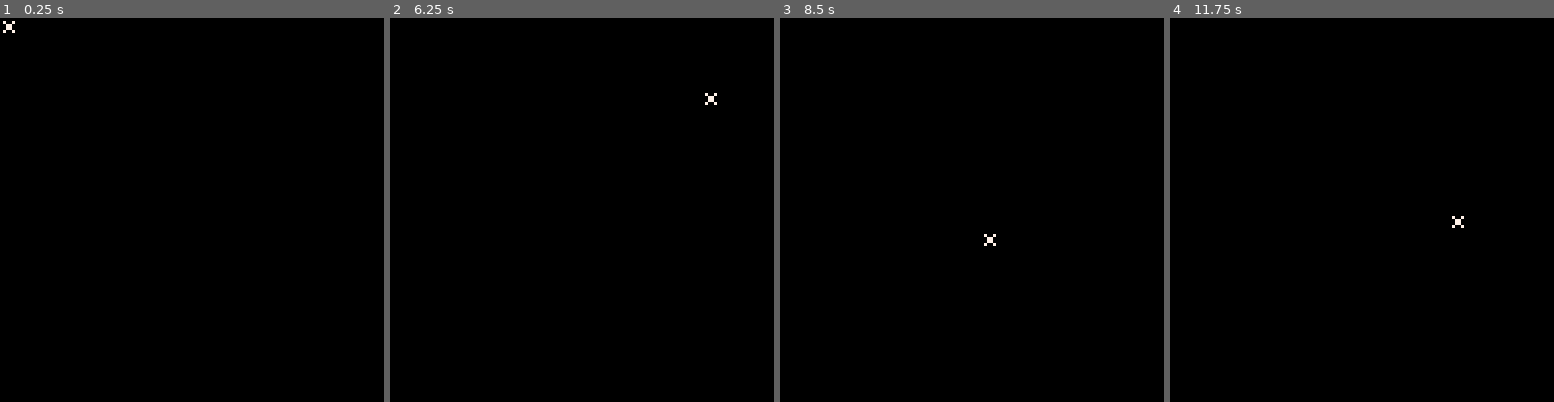
Above: before the commit, frames 1-4 (left to right).
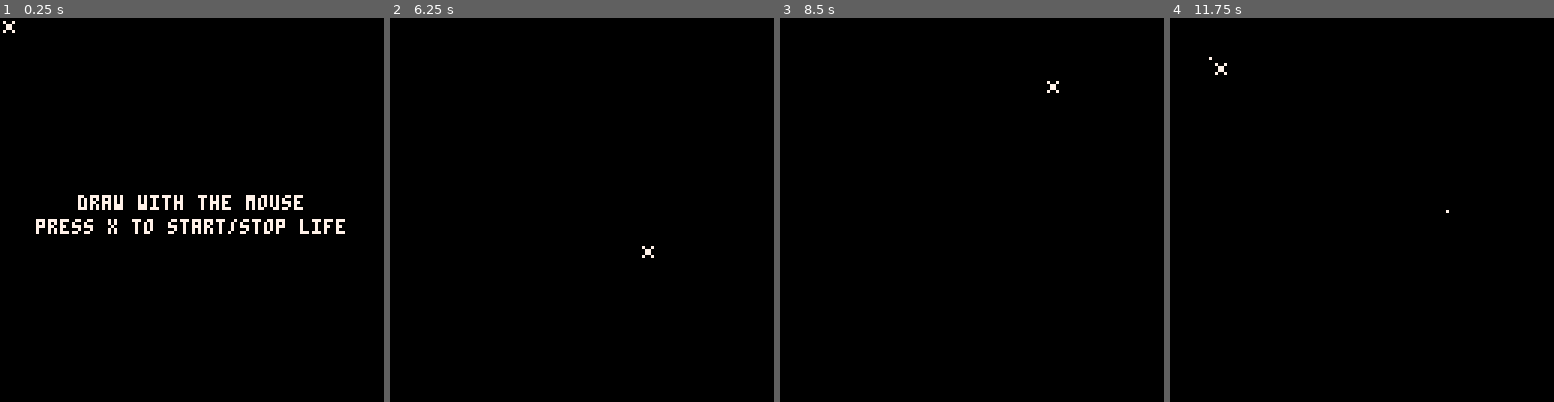
Above: after the commit, the same moments.

Repository: joelnet/pico8-gameoflife
Game: PICO-8 cartridge app.p8
Same seed, same stepped clock (60 frames per second), same inputs: the game is played once before the commit and once after it.
Inputs (mouse positions are in pixels of both pictures, inside the frame that each line leads up to):
- Up to frame 1 (0.25 s): no input
- Up to frame 2 (6.25 s): tap X (X key) at 0.33, 1.07, 1.85, 2.97, 4.08, 5.2 s; click (670, 121) at 0.67 s; click (436, 267) at 1.22 s; click (497, 114) at 1.77 s; click (562, 259) at 2.32 s; click (624, 106) at 2.87 s; click (685, 256) at 3.42 s; click (451, 102) at 3.97 s; click (512, 248) at 4.52 s; click (574, 94) at 5.07 s; click (639, 244) at 5.62 s; click (701, 90) at 6.17 s
- Up to frame 3 (8.5 s): tap X (X key) at 6.32, 7.43 s; click (856, 236) at 6.72 s; click (918, 83) at 7.27 s; click (979, 229) at 7.82 s; click (1044, 79) at 8.37 s
- Up to frame 4 (11.75 s): tap X (X key) at 8.55, 9.67, 10.78 s; click (1496, 225) at 8.92 s; click (1258, 71) at 9.47 s; click (1323, 217) at 10.02 s; click (1385, 64) at 10.57 s; click (1450, 213) at 11.12 s; click (1212, 60) at 11.67 s

The runs differ from the first frame. In frame 1, 2.2% of the frame differs, in the area x 9-90%, y 46-57%; in frame 2, 0.1%; in frame 3, 0.1%; in frame 4, 0.1%.

Commit message:
feat: 🎸 create build dir

Diff:
--- a/main.lua
+++ b/main.lua
@@ -3,35 +3,40 @@
   grid.init()
   last = {
     b = 0,
+    btnx = 0,
     x = 0,
+    y = 0
   }
-  mode = "draw"
+  mode = "welcome"
   t = 0
 end
 
 function _update()
+  local x,y = mouse.pos()
+  local b = mouse.button()
+
   t += 1
 
-  if (btn(❎) and mode == "draw" and last.x + 10 < t) then
-    last.x = t
+  if (mode == "welcome" and (btn(❎) or b == 1)) then
+    mode = "draw"
+  elseif (btn(❎) and mode == "draw" and last.btnx + 10 < t) then
+    last.btnx = t
     mode = "play"
-  elseif (btn(❎) and mode == "play" and last.x + 10 < t) then
-    last.x = t
+  elseif (btn(❎) and mode == "play" and last.btnx + 10 < t) then
+    last.btnx = t
     mode = "draw"
   end
 
-  local x,y = mouse.pos()
-  local b = mouse.button()
 
-  if (b == 1 and last.b ~= b) then
-    -- logs.print('x: '..x..' y: '..y)
+  if (b == 1 and (last.b ~= b or last.x ~= x or last.y ~=y)) then
     if (x > 0 and x <= 128 and y > 0 and y <= 128) then
       grid.toggle(y, x)
-      -- grid.data[y][x] = grid.data[y][x] == 1 and 0 or 1
     end
   end
 
   last.b = b
+  last.x = x
+  last.y = y
 end
 
 function _draw()
@@ -39,6 +44,11 @@
 
   local x,y = mouse.pos()
   local b = mouse.button()
+
+  if (mode == "welcome") then
+    print("draw with the mouse", (128-19*4)/2, (128-2*5)/2, 7)
+    print("press x to start/stop life", (128-26*4)/2, (128-2*5)/2+8, 7)
+  end
 
   if (mode == "play") then
     grid.run()
Not shown, added: build.sh
Not shown, added: build/life.html
Not shown, added: build/life.js
Not shown, added: html/_part.html
